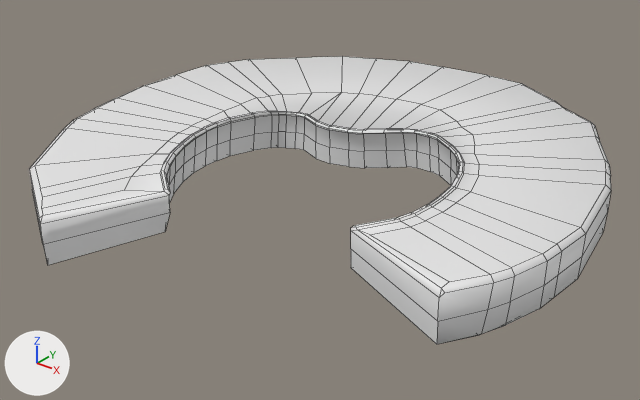
The FBX model Assets/_Modules/StationInterior/Assets/Models/Deck Area/StationInterior_Deck.fbx: old version first, new version second.
Before and after are seen from a 50 mm camera at (49.1, -71.5, 36.9) aimed at (0.8, -11.1, -0.6). Arrows for +X, +Y and +Z are at lower left; the lights stay in place. The first picture is the older version. Mesh edges are drawn as thin lines.

The older version as bpy lines, for what is in view:
```python
me_cylinder_677 = bpy.data.meshes.new('Cylinder.677')
me_cylinder_677.from_pydata(...)  # 432 vertices, 425 faces; spans x -26.9..26.9, y -27.3..27.3, z -2.6..2.6
me_cylinder_677.materials.append(mat_stationdeckinterior_tex)  # its picture is missing
ob_stationinterior_deck = bpy.data.objects.new('StationInterior_Deck', me_cylinder_677)
ob_stationinterior_deck.location = (0.5, -9.3, 2.58)
```
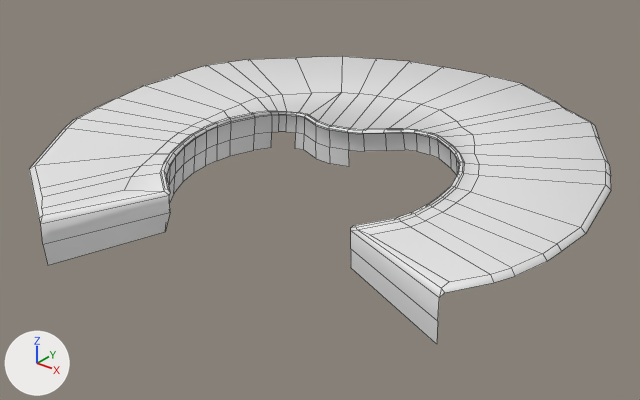
Changed parts and their boxes (x1, y1, x2, y2) in the pictures (640 x 400 px):
part 1 of me_cylinder_677, deleted
    before: (29, 132, 611, 344)

Diff of the bpy script that builds the scene:
```diff
--- a/Assets/_Modules/StationInterior/Assets/Models/Deck Area/StationInterior_Deck.fbx.py
+++ b/Assets/_Modules/StationInterior/Assets/Models/Deck Area/StationInterior_Deck.fbx.py
@@ me_cylinder_677 @@
 # used by ob_stationinterior_deck; location = (0.5, -9.3, 2.58)
-me_cylinder_677.from_pydata(...)  # 432 vertices, 425 faces; spans x -26.9..26.9, y -27.3..27.3, z -2.6..2.6
+me_cylinder_677.from_pydata(...)  # 326 vertices, 286 faces; spans x -26.9..26.9, y -27.3..27.3, z -2.4..2.6
+# me_cylinder_677 part 1
+# 106 vertices are removed from x -26.9..26.8, y -21.3..27.3, z -2.6..0.2
+# 139 faces are deleted
 me_cylinder_677.materials.append(mat_stationdeckinterior_tex)
```
